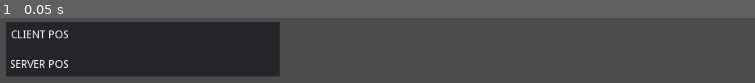
Above: before the commit, frame 1.
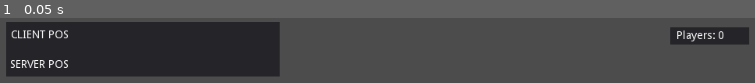
Above: after the commit, the same moment.

Repository: vvdf/godot-multi-client
Game: Godot game, scene res://Main.tscn
Two runs of this game, one before a commit and one after it. Both use one fixed random seed, a clock stepped at 60 frames per second and the inputs below.
Inputs:
- Up to frame 1 (0.05 s): no input

The runs differ from the first frame. In frame 1, 2.6% of the frame differs, in the area x 88-100%, y 13-40%.

Commit message:
IMPLEMENT ui, displaying count of seen players

Diff:
--- a/Client.gd
+++ b/Client.gd
@@ -5,6 +5,7 @@
 var players = {}
 var player_name =  "Client"
 var owner_id = 0
+onready var ui_player_count = $UI/PlayerCount
 onready var debug_client_pos = $DebugUI/ClientPos
 onready var debug_server_pos = $DebugUI/ServerPos
 
@@ -85,5 +86,5 @@
 	debug_server_pos.set_text(String(server_pos))
 
 # Called every frame. 'delta' is the elapsed time since the previous frame.
-#func _process(delta):
-#	rpc("print_something")
+func _process(delta):
+	ui_player_count.set_text(String(players.size()))
--- a/Main.tscn
+++ b/Main.tscn
@@ -38,6 +38,36 @@
 
 [node name="Tree5" parent="." instance=ExtResource( 2 )]
 transform = Transform( 1, 0, 0, 0, 1, 0, 0, 0, 1, 3.42218, 0.687239, -12.4694 )
+
+[node name="UI" type="Node2D" parent="."]
+
+[node name="Panel" type="Panel" parent="UI"]
+margin_left = 913.0
+margin_top = 12.0
+margin_right = 1014.0
+margin_bottom = 34.0
+__meta__ = {
+"_edit_use_anchors_": false
+}
+
+[node name="PlayerCount" type="Label" parent="UI"]
+margin_left = 974.0
+margin_top = 16.0
+margin_right = 1011.0
+margin_bottom = 30.0
+__meta__ = {
+"_edit_use_anchors_": false
+}
+
+[node name="PlayerText" type="Label" parent="UI"]
+margin_left = 920.955
+margin_top = 16.4994
+margin_right = 964.955
+margin_bottom = 30.4994
+text = "Players:"
+__meta__ = {
+"_edit_use_anchors_": false
+}
 
 [node name="DebugUI" type="Node2D" parent="."]
 
--- a/PlayerMain.gd
+++ b/PlayerMain.gd
@@ -50,8 +50,7 @@
 	if (abs(curr_pos.x - new_pos.x) > update_movement_max_disparity
 		|| abs(curr_pos.z - new_pos.z) > update_movement_max_disparity
 		|| abs(curr_pos.y - new_pos.y) > update_movement_max_disparity):
-		print("Forcibly updating position - CURR: ", curr_pos, " != NEW: ", new_pos)
-#		set_translation(new_pos)
+		set_translation(new_pos)
 
 # Called every frame. 'delta' is the elapsed time since the previous frame.
 func _process(delta):
